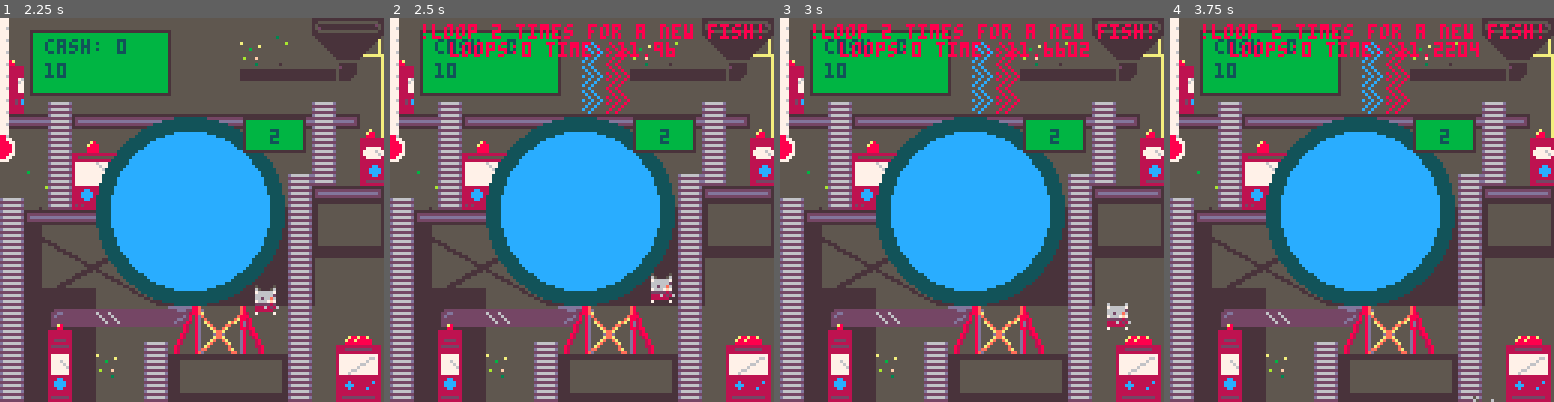
Above: before the commit, frames 1-4 (left to right).
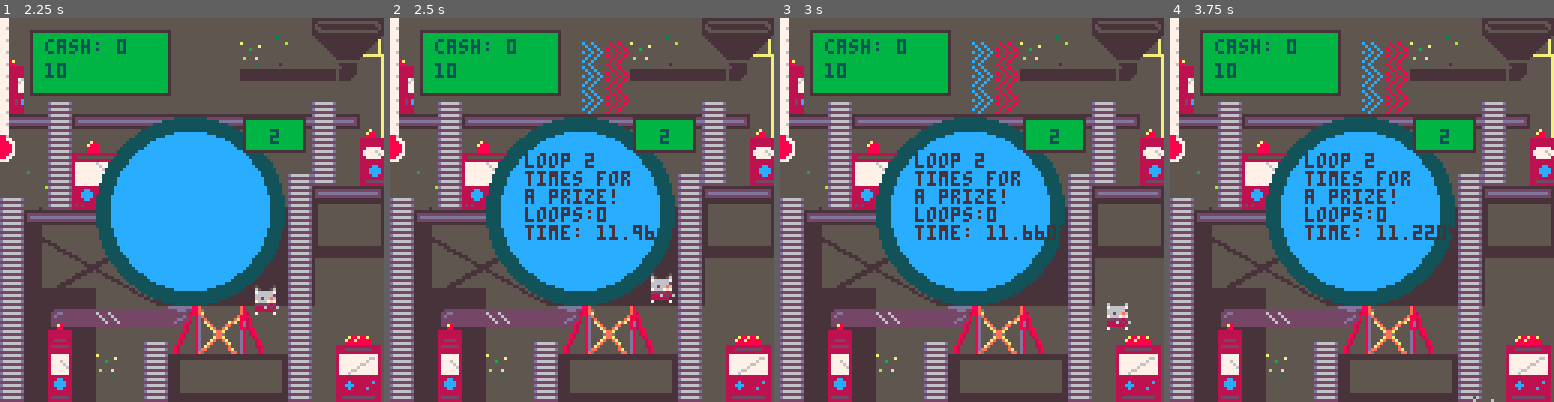
Above: after the commit, the same moments.

Repository: keatontate/gmtk-jam-2025
Game: PICO-8 cartridge src/loop-game.p8
Two runs of this game, one before a commit and one after it. Both use one fixed random seed, a clock stepped at 60 frames per second and the inputs below.
Inputs:
- Up to frame 1 (2.25 s): tap X (X key) at 0.33, 1.07, 1.85 s; tap O (Z key) at 0.7, 1.7, 2.1 s; hold Right 1.6-2.1 s; hold Up from 2.15 s (still down)
- Up to frame 2 (2.5 s): release Up at 2.42 s; hold Right from 2.47 s (still down)
- Up to frame 3 (3 s): keep holding Right; tap O (Z key) at 2.5, 2.9 s; tap X (X key) at 2.97 s
- Up to frame 4 (3.75 s): release Right at 3.03 s; hold Left 3.08-3.58 s; tap O (Z key) at 3.3, 3.7 s; hold Down from 3.63 s (still down)

Frame 1 is identical in both runs. In frame 2, 4.1% of the frame differs, in the area x 8-97%, y 1-58%; in frame 3, 4.4%; in frame 4, 4.4%.

Commit message:
Put the loop text in the fish tank

Diff:
--- a/src/prize.lua
+++ b/src/prize.lua
@@ -125,9 +125,11 @@
 
 
 function draw_prizes()
-  local prize_color = 13
+  local prize_color = 6
+  local xoffset = 45
+  local yoffset = 45
   if prize_going then
-    print("!loop ".. n_loops .. " times for a new fish!", 10, 2, prize_color)
-    print("loops:" .. prize_loops.. " time: ".. time_left, 20, 8, prize_color)
+    print("loop ".. n_loops .. " \ntimes for \na prize!", xoffset, yoffset, prize_color)
+    print("loops:" .. prize_loops.. " \ntime: ".. time_left, xoffset, yoffset + 18, prize_color)
   end
 end
